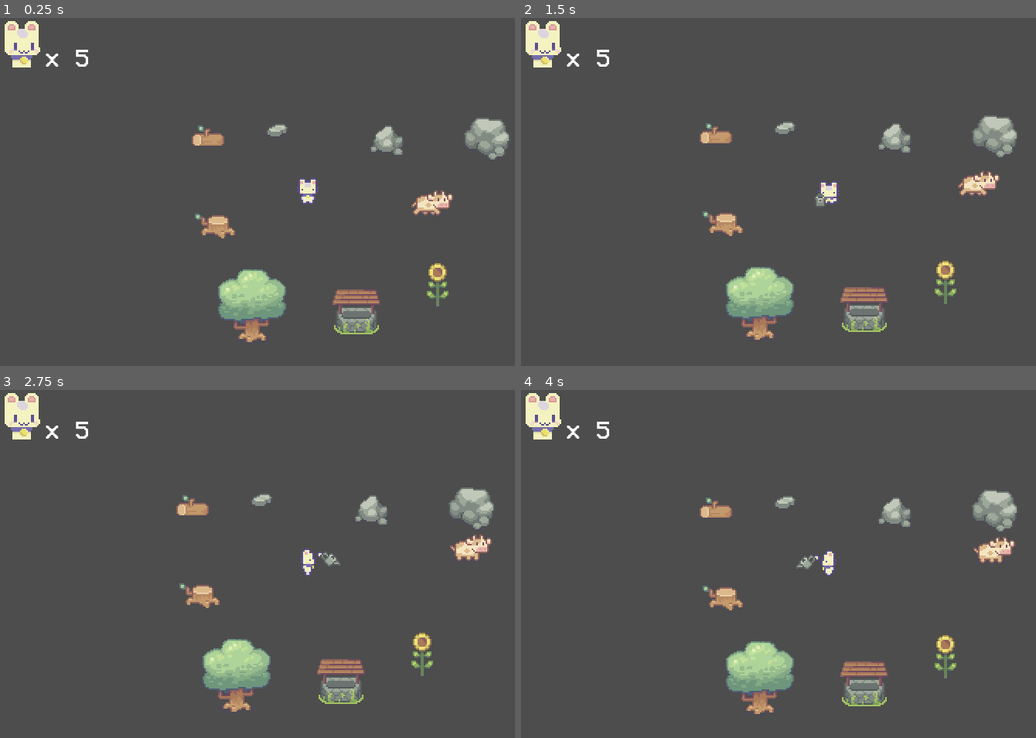
Above: before the commit, frames 1-4 (two rows, left to right).
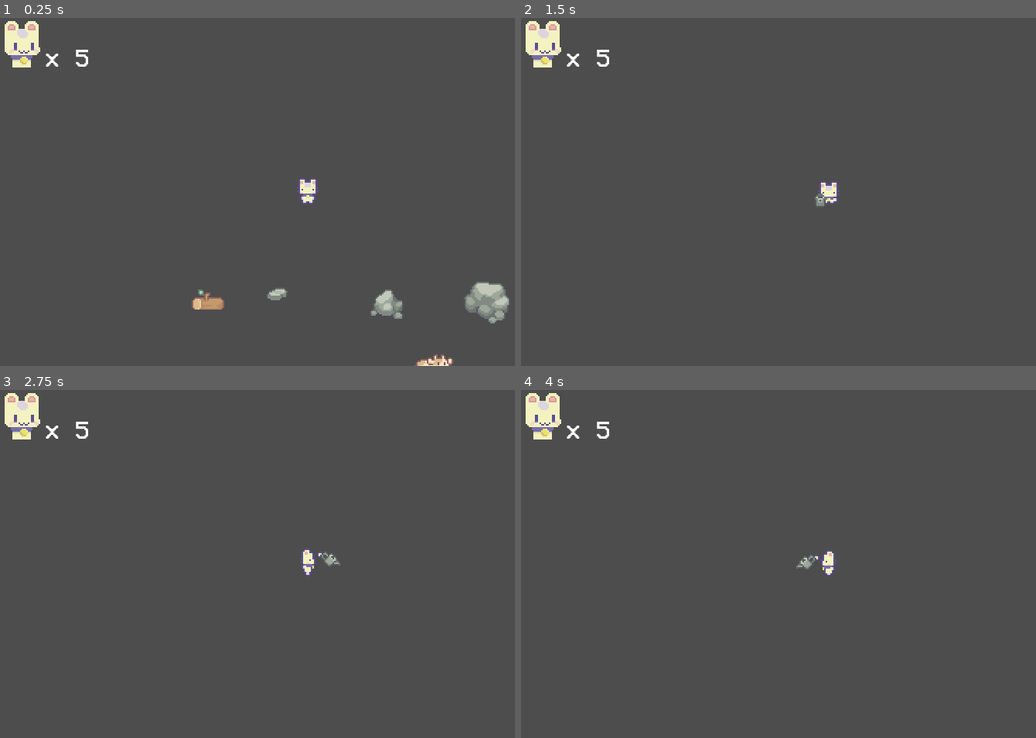
Above: after the commit, the same moments.

Repository: OggieBoggie/SpringJam2023
Game: Godot game, scene res://Levels/level_0.tscn
The game is run twice, just before and just after one commit, with the same random seed, the same clock (stepped at 60 frames per second) and the same inputs.
Inputs (mouse positions are in pixels of both pictures, inside the frame that each line leads up to):
- Up to frame 1 (0.25 s): no input
- Up to frame 2 (1.5 s): move the mouse to (963, 174) at 0.52 s; hold D (right) 0.53-1.28 s; click (963, 174) at 0.6 s; move the mouse to (706, 209) at 1.27 s; hold S (down) from 1.28 s (still down); click (706, 209) at 1.35 s
- Up to frame 3 (2.75 s): move the mouse to (370, 487) at 2.02 s; release S (down) at 2.03 s; hold D (right) from 2.03 s (still down); click (370, 487) at 2.1 s
- Up to frame 4 (4 s): move the mouse to (799, 633) at 2.77 s; release D (right) at 2.78 s; hold W (up) 2.78-3.53 s; click (799, 633) at 2.85 s; move the mouse to (1015, 616) at 3.52 s; hold A (left) from 3.53 s (still down); click (1015, 616) at 3.6 s

The runs differ from the first frame. In frame 1, 6.7% of the frame differs, in the area x 37-99%, y 28-100%; in frame 2, 5.2%; in frame 3, 5.2%; in frame 4, 5.2%.

Commit message:
Modified player script to get hitbox to work

Diff:
--- a/Cow/cow.tscn
+++ b/Cow/cow.tscn
@@ -1,7 +1,8 @@
-[gd_scene load_steps=23 format=3 uid="uid://cv1jksh0kdo3f"]
+[gd_scene load_steps=25 format=3 uid="uid://cv1jksh0kdo3f"]
 
 [ext_resource type="Texture2D" uid="uid://8lfu7eb73h63" path="res://assets/Sprout Lands - Sprites/characters/Animal SpriteSheets/cow/Free Cow Sprites.png" id="1_mow7k"]
 [ext_resource type="Script" path="res://Cow/cow.gd" id="1_pwaov"]
+[ext_resource type="PackedScene" uid="uid://blf4l8bdtbjna" path="res://HitHurtBoxes/hitbox.tscn" id="3_nk7de"]
 
 [sub_resource type="Animation" id="Animation_a0qil"]
 length = 0.001
@@ -18,6 +19,22 @@
 "values": [0]
 }
 
+[sub_resource type="Animation" id="Animation_lo07x"]
+resource_name = "idle_right"
+loop_mode = 1
+tracks/0/type = "value"
+tracks/0/imported = false
+tracks/0/enabled = true
+tracks/0/path = NodePath("Sprite2D:frame")
+tracks/0/interp = 1
+tracks/0/loop_wrap = true
+tracks/0/keys = {
+"times": PackedFloat32Array(0, 0.5),
+"transitions": PackedFloat32Array(1, 1),
+"update": 1,
+"values": [0, 2]
+}
+
 [sub_resource type="Animation" id="Animation_ualdq"]
 resource_name = "walk_right"
 loop_mode = 1
@@ -32,22 +49,6 @@
 "transitions": PackedFloat32Array(1, 1),
 "update": 1,
 "values": [3, 4]
-}
-
-[sub_resource type="Animation" id="Animation_lo07x"]
-resource_name = "idle_right"
-loop_mode = 1
-tracks/0/type = "value"
-tracks/0/imported = false
-tracks/0/enabled = true
-tracks/0/path = NodePath("Sprite2D:frame")
-tracks/0/interp = 1
-tracks/0/loop_wrap = true
-tracks/0/keys = {
-"times": PackedFloat32Array(0, 0.5),
-"transitions": PackedFloat32Array(1, 1),
-"update": 1,
-"values": [0, 2]
 }
 
 [sub_resource type="AnimationLibrary" id="AnimationLibrary_u21nr"]
@@ -126,6 +127,9 @@
 [sub_resource type="RectangleShape2D" id="RectangleShape2D_62kg7"]
 size = Vector2(18, 6)
 
+[sub_resource type="RectangleShape2D" id="RectangleShape2D_bynu1"]
+size = Vector2(16, 13)
+
 [node name="Cow" type="CharacterBody2D"]
 script = ExtResource("1_pwaov")
 
@@ -152,4 +156,14 @@
 
 [node name="Timer" type="Timer" parent="."]
 
+[node name="HitBox" parent="." instance=ExtResource("3_nk7de")]
+collision_layer = 4
+collision_mask = 0
+
+[node name="CollisionShape2D" parent="HitBox" index="0"]
+position = Vector2(-2, 6.5)
+shape = SubResource("RectangleShape2D_bynu1")
+
 [connection signal="timeout" from="Timer" to="." method="_on_timer_timeout"]
+
+[editable path="HitBox"]
--- a/player/player.gd
+++ b/player/player.gd
@@ -6,6 +6,7 @@
 @onready var animation_tree = $Player_AnimationTree
 @onready var state_machine = animation_tree.get("parameters/playback")
 @onready var hurtbox = $Hurtbox
+@onready var sprite = $Sprite2D
 
 enum {
 	Walk,
@@ -51,6 +52,7 @@
 
 func _on_hurtbox_area_entered(area):
 	stats.health -= 1
+	sprite.modulate.a = 0.5
 	hurtbox.start_invincibility(5)
 
 func dash_state():
--- a/player/player.tscn
+++ b/player/player.tscn
@@ -634,6 +634,7 @@
 shape = SubResource("RectangleShape2D_2v2nr")
 
 [connection signal="animation_finished" from="Player_AnimationPlayer" to="." method="_on_player_animation_player_animation_finished"]
+[connection signal="area_entered" from="Hurtbox" to="." method="_on_hurtbox_area_entered"]
 
 [editable path="WaterHitbox/HitBox"]
 [editable path="Hurtbox"]
--- a/project.godot
+++ b/project.godot
@@ -18,6 +18,7 @@
 [autoload]
 
 PlayerStats="*res://player/playerstats.tscn"
+Player="*res://player/player.tscn"
 
 [display]
 
